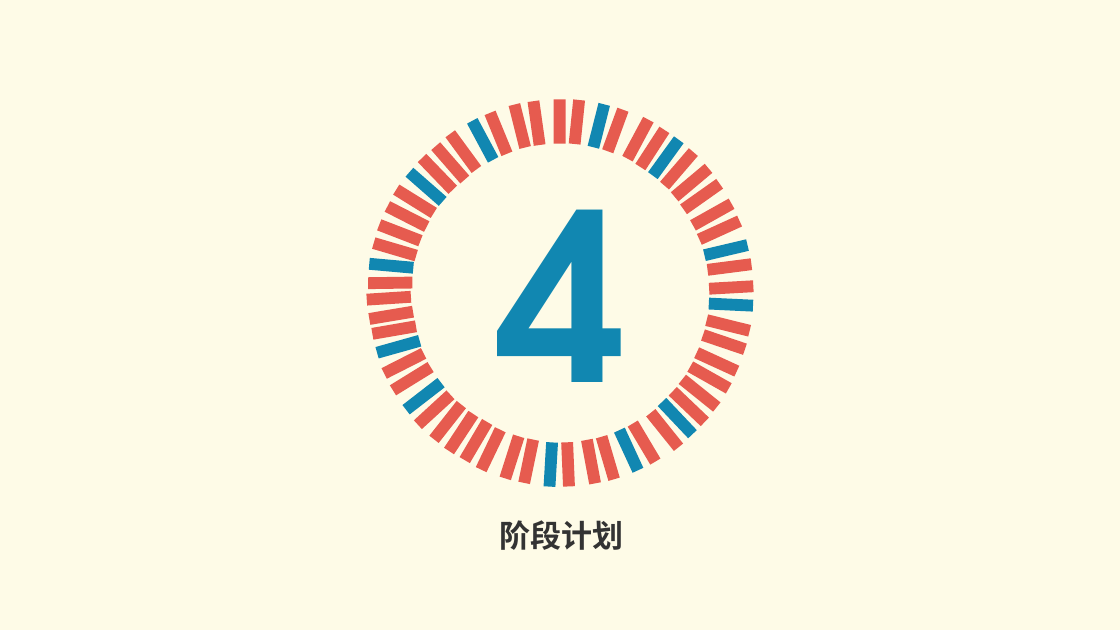
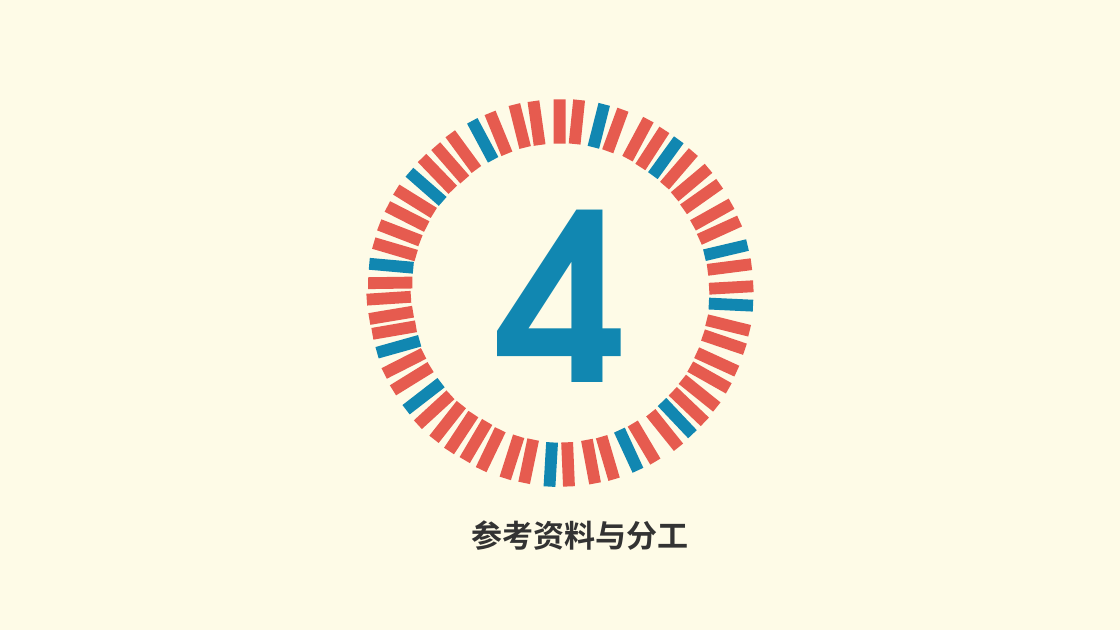
Before and after one commit to shangzhaoxiaozi/PRD-21, a slide deck: slide 36 of 非受控文档/PPT/界面原型.pptx (slide 9 before the commit). Drawn at 1120x630 pixels with LibreOffice and Linux fonts; fonts in the diff are those of the drawing. Boxes give left, top, right and bottom in pixels: in the first picture for what was removed or moved away, otherwise in the second. Text is boxed around its words. In the diff, an @@ line names an element or a change of style, - is before the commit and + after.

```diff
--- a/非受控文档/PPT/界面原型.pptx
+++ b/非受控文档/PPT/界面原型.pptx
@@ text at (x1=471, y1=520, x2=688, y2=550): text changed @@
-阶段计划
+参考资料与分工
```
Also in this commit, not shown: 6 other slides changed, 31 slides added, 6 slides removed, 20 other files.
